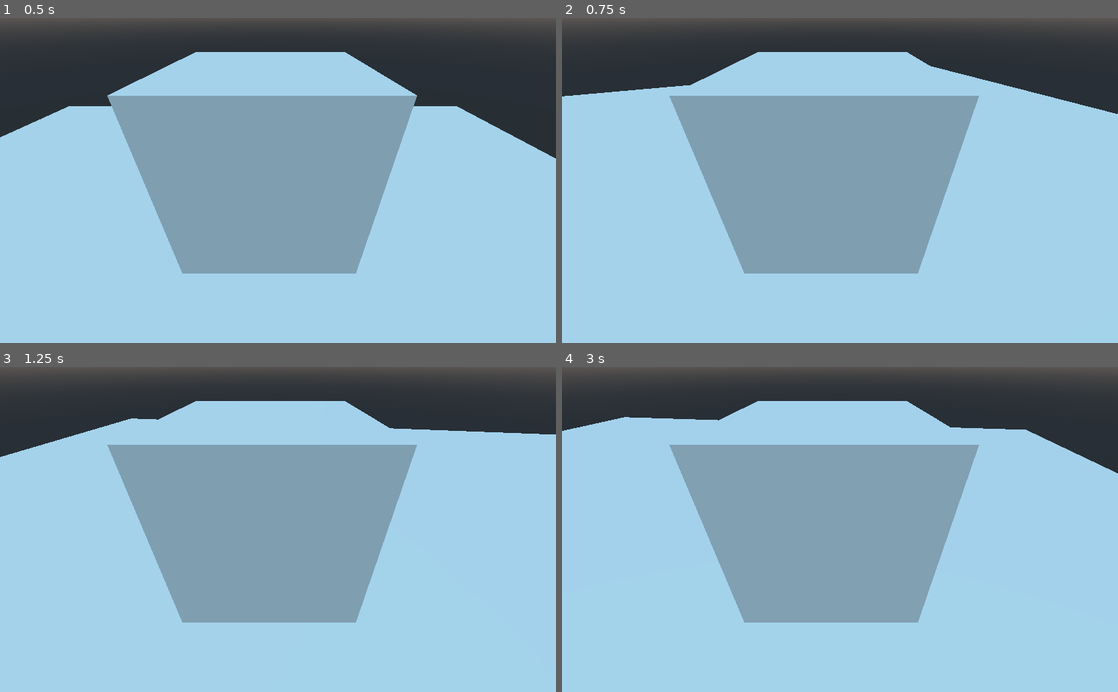
Above: before the commit, frames 1-4 (two rows, left to right).
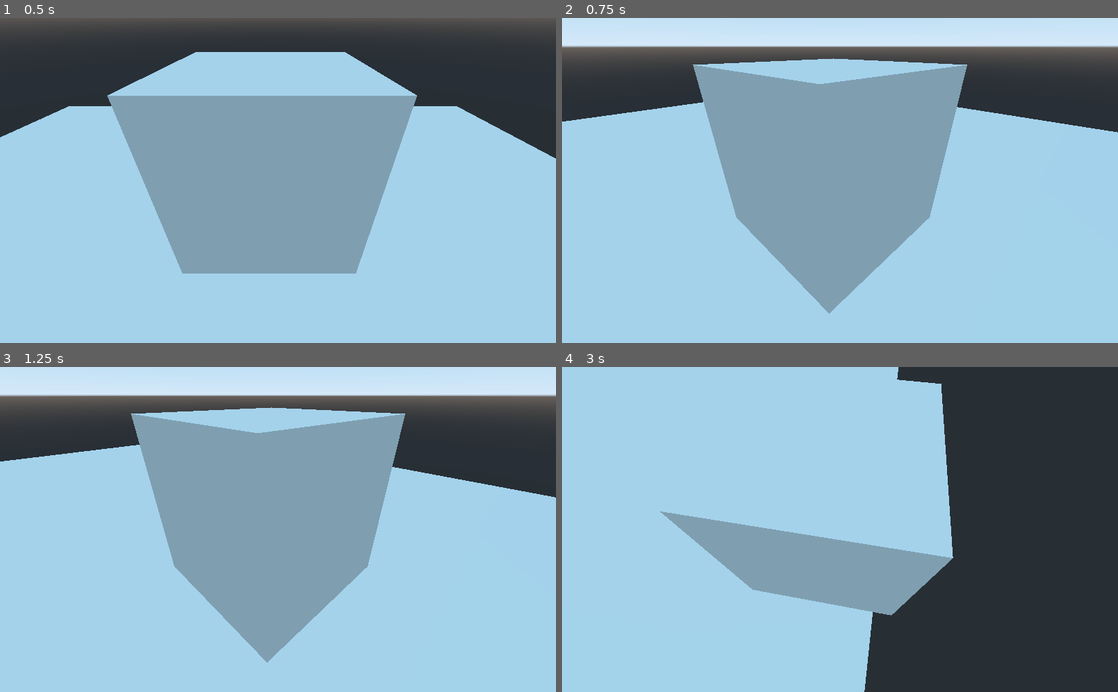
Above: after the commit, the same moments.

Repository: spiderLambo/Nouvel-Eden
Game: Godot game, scene res://Scene.tscn
Same seed, same stepped clock (60 frames per second), same inputs: the game is played once before the commit and once after it.
Inputs (mouse positions are in pixels of both pictures, inside the frame that each line leads up to):
- Up to frame 1 (0.5 s): no input
- Up to frame 2 (0.75 s): move the mouse to (962, 164) at 0.52 s; hold Right (ui_right) from 0.53 s (still down); tap Space (ui_select) at 0.6 s
- Up to frame 3 (1.25 s): keep holding Right (ui_right); tap Space (ui_select) at 0.77, 1.07 s
- Up to frame 4 (3 s): move the mouse to (728, 545) at 1.27 s; release Right (ui_right) at 1.28 s; hold Down (ui_down) 1.28-2.03 s; tap Space (ui_select) at 1.35, 1.52, 1.82, 2.1, 2.85 s; move the mouse to (895, 458) at 2.02 s; hold Right (ui_right) 2.03-2.78 s; move the mouse to (812, 594) at 2.77 s; hold Up (ui_up) from 2.78 s (still down)

Frame 1 is identical in both runs. In frame 2, 25% of the frame differs, in the area x 0-100%, y 0-92%; in frame 3, 27%; in frame 4, 54%, in the area x 0-100%, y 0-100%.

Commit message:
camera update

Diff:
--- a/Player/Player.gd
+++ b/Player/Player.gd
@@ -1,39 +1,57 @@
 extends KinematicBody
 
-
 export(float, 1, 20) var speeddir = 5
-export(float, 0.1, 5) var speedr = 2
 export(float, 1, 20) var jump_force = 10
 export(float, 1, 50) var gravity = 20
+export(float, 0, 1) var mouse_sensitivity = 0.02
+export(float, -1.2, 1.2) var camera_min_angle = -1.2
+export(float, -1.2, 1.2) var camera_max_angle = 1.2
+
+onready var camera_pivot = $CameraPivot
+onready var camera = $CameraPivot/Camera
 
 var velocity := Vector3.ZERO
+var camera_rotation_y := 0.0
+
+func _ready():
+    Input.set_mouse_mode(Input.MOUSE_MODE_CAPTURED)
 
 
+func _input(event):
+    if event is InputEventMouseMotion:
+        camera_rotation_y -= event.relative.x * mouse_sensitivity * 10
+        camera_pivot.rotation_degrees.y = camera_rotation_y
+
+        var new_x_rotation = camera_pivot.rotation_degrees.x - event.relative.y * mouse_sensitivity * 10
+        camera_pivot.rotation_degrees.x = clamp(new_x_rotation, rad2deg(camera_min_angle), rad2deg(camera_max_angle))
+
 func _physics_process(delta):
-	gravity(delta)
-	move(delta)
-	velocity = move_and_slide(velocity, Vector3.UP)
+    apply_gravity(delta)
+    move(delta)
+    velocity = move_and_slide(velocity, Vector3.UP)
 
 
 
-
-
-func gravity(delta):
-	if not is_on_floor():
-		velocity.y -= gravity * delta
-	else:
-		velocity.y = 0
+func apply_gravity(delta):
+    if not is_on_floor():
+        velocity.y -= gravity * delta
+    else:
+        velocity.y = 0
 
 
 func move(delta):
-	var input_h = Input.get_action_strength("ui_left") - Input.get_action_strength("ui_right")
-	var input_v = Input.get_action_strength("ui_up") - Input.get_action_strength("ui_down")
+    var input_h = Input.get_action_strength("ui_right") - Input.get_action_strength("ui_left")
+    var input_v = Input.get_action_strength("ui_up") - Input.get_action_strength("ui_down")
 
-	if Input.is_action_just_pressed("ui_select") and is_on_floor():
-		velocity.y = jump_force
+    if Input.is_action_just_pressed("ui_select") and is_on_floor():
+        velocity.y = jump_force
 
-	var direction = -transform.basis.z * input_v * speeddir
-	velocity.x = direction.x
-	velocity.z = direction.z
+    var cam_basis = camera_pivot.global_transform.basis
 
-	rotate_y(input_h * speedr * delta)
+    var forward = -cam_basis.z.normalized()
+    var right = cam_basis.x.normalized()
+
+    var direction = (right * input_h + forward * input_v).normalized() * speeddir
+
+    velocity.x = direction.x
+    velocity.z = direction.z
--- a/Player/Player.tscn
+++ b/Player/Player.tscn
@@ -16,6 +16,8 @@
 mesh = SubResource( 2 )
 material/0 = null
 
-[node name="Camera" type="Camera" parent="."]
+[node name="CameraPivot" type="Spatial" parent="."]
+
+[node name="Camera" type="Camera" parent="CameraPivot"]
 transform = Transform( 1, 0, 0, 0, 0.808763, 0.588135, 0, -0.588135, 0.808763, 0.102081, 1.4379, 2.53403 )
 current = true
